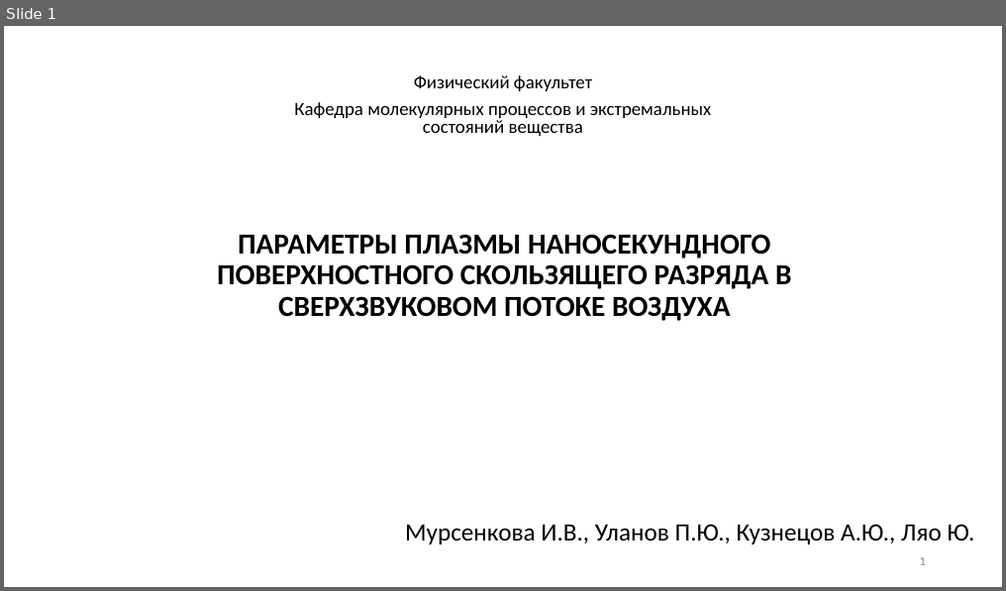
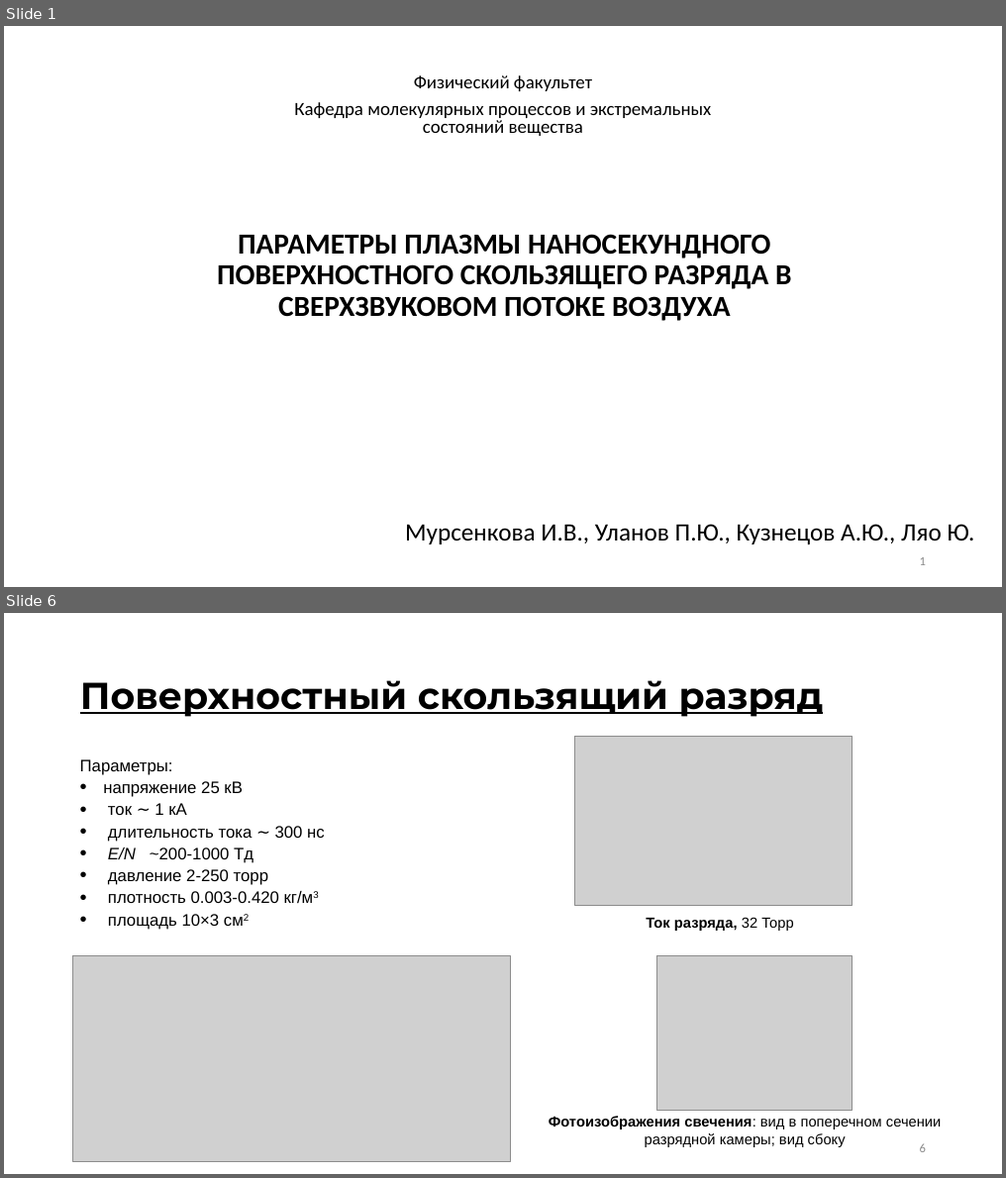
Before and after one commit to ulanich/msu, a slide deck: конференция/звенигород 21/звенигород21.pptx. Shown one above the other, each under a label of ours: slide 1 before the commit, slides 1 and 6 after it; the slides between them are not shown. The pictures are 1006x591 and 1006x1178 pixels, drawn with LibreOffice and Linux fonts; fonts in the diff are those of the drawing; grey boxes stand for pictures. Boxes give left, top, right and bottom in pixels: in the first picture for what was removed or moved away, otherwise in the second. Text is boxed around its words. In the diff, an @@ line names an element or a change of style, - is before the commit and + after.

```diff
--- a/конференция/звенигород 21/звенигород21.pptx
+++ b/конференция/звенигород 21/звенигород21.pptx
@@ slide 6 added at [4,613,1002,1174], background #FFFFFF @@
@@ title added at [80,680,824,717], 36 pt, text #000000, bold, underline @@
+Поверхностный скользящий разряд
@@ text added at [80,760,325,930], 16 pt, text #000000 @@
+Параметры:
+• напряжение 25 кВ
+• ток ∼ 1 кА
+• длительность тока ∼ 300 нс
+• E/N ~200-1000 Тд
+• давление 2-250 торр
+• плотность 0.003-0.420 кг/м3
+• площадь 10×3 см2
@@ picture added at [574,736,851,905] @@
@@ text added at [646,917,793,931], 14 pt, text #000000, bold @@
+Ток разряда, 32 Торр
@@ picture added at [73,956,511,1161] @@
@@ picture added at [656,956,852,1110] @@
@@ text added at [548,1116,941,1148], 14 pt, text #000000 @@
+Фотоизображения свечения: вид в поперечном сечении разрядной камеры; вид сбоку
@@ page number added at [920,1144,926,1153], 12 pt, text #8C8C8C @@
+6
```
Also in this commit, not shown: 10 slides changed, 1 slide removed.
